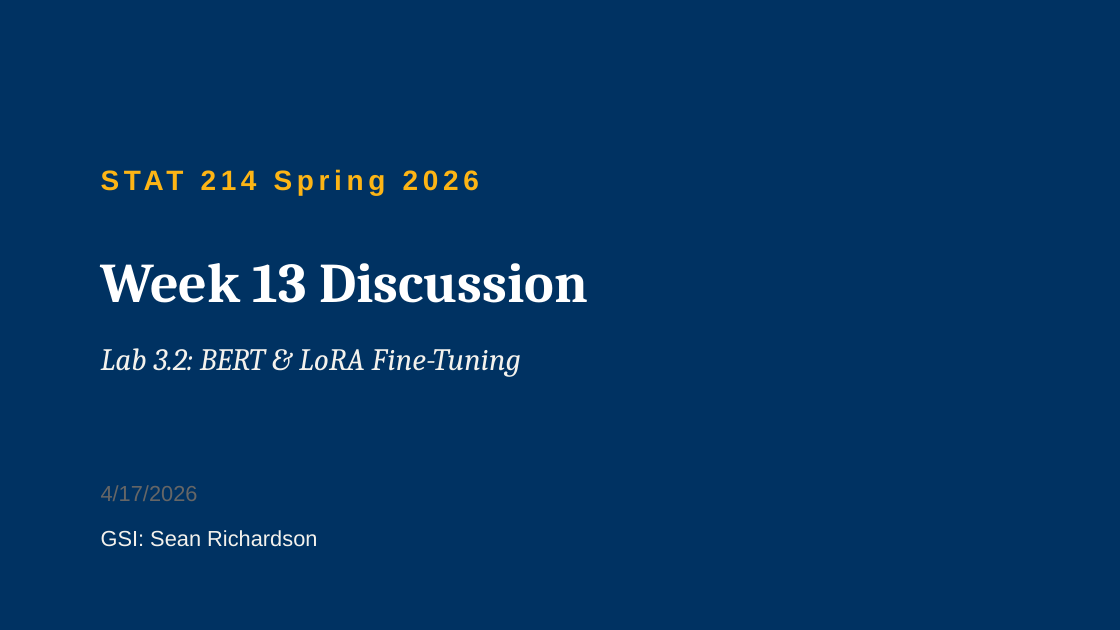
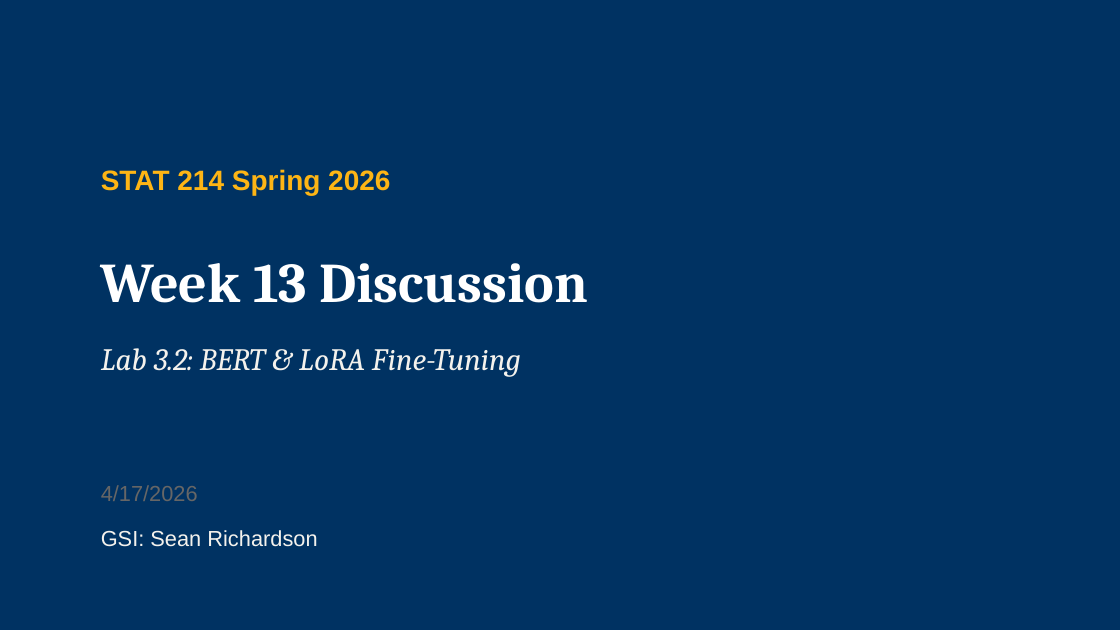
Before and after one commit to smrichardson/stat214, a slide deck: slide 1 of 26-214-discussion-week-13.pptx. Drawn at 1120x630 pixels with LibreOffice and Linux fonts; fonts in the diff are those of the drawing. Boxes give left, top, right and bottom in pixels: in the first picture for what was removed or moved away, otherwise in the second. Text is boxed around its words. In the diff, an @@ line names an element or a change of style, - is before the commit and + after.

```diff
--- a/26-214-discussion-week-13.pptx
+++ b/26-214-discussion-week-13.pptx
@@ text "STAT 214 Spring 2026" at box(101, 169, 390, 195): letter spacing 3 to 0 pt @@
```
Also in this commit, not shown: 8 other slides changed, 8 slides added, 3 other files.
